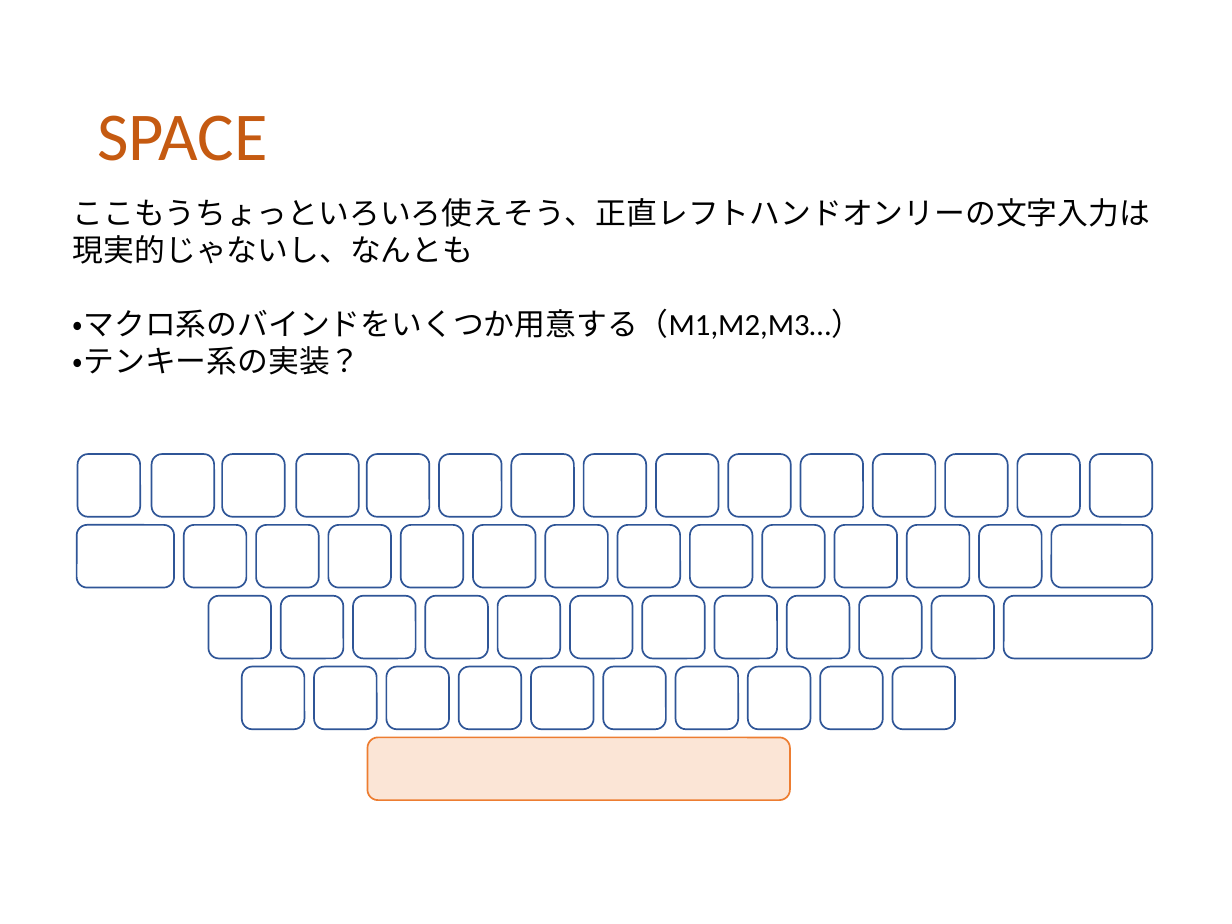
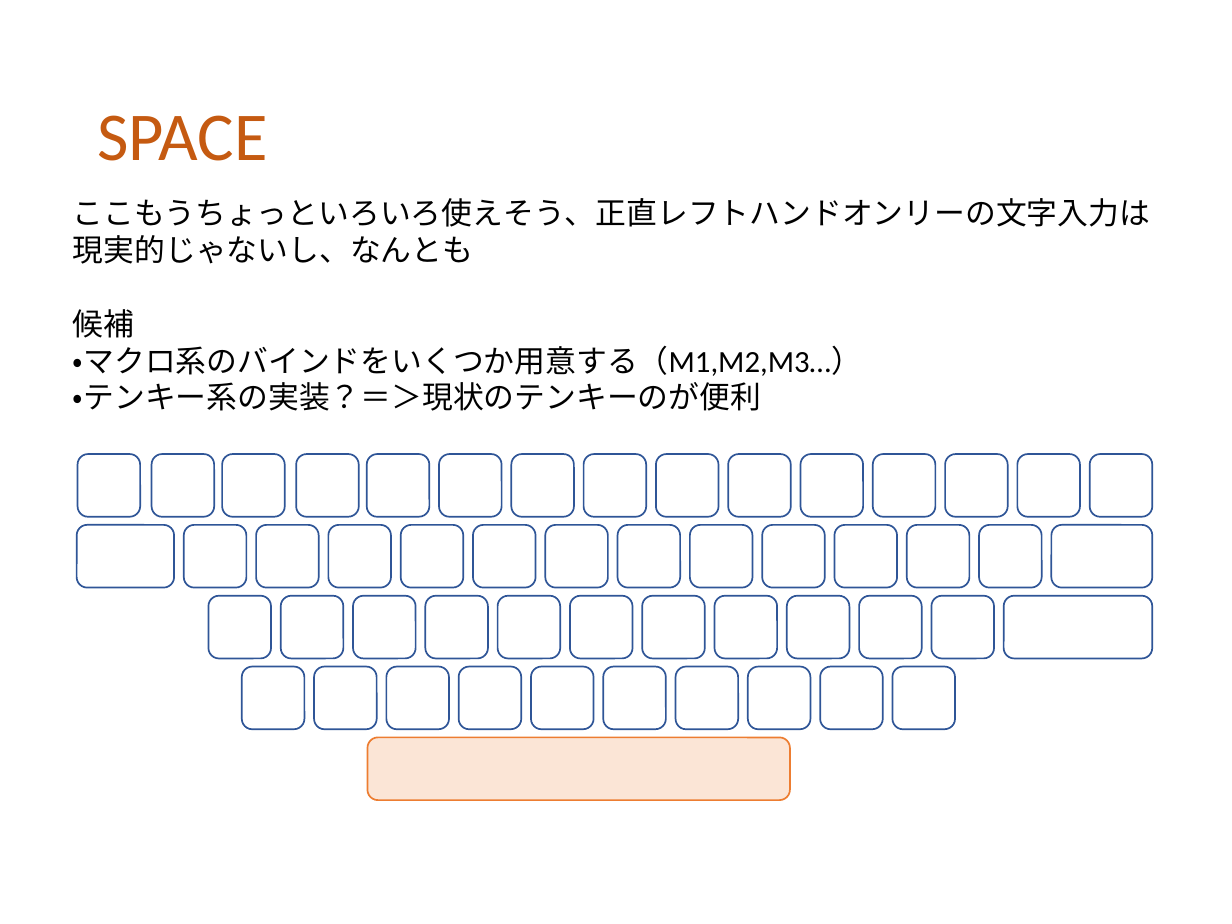
Before and after one commit to ittooo66/myAHK, a slide deck: slide 7 of MANUAL.pptx. Drawn at 1232x924 pixels with LibreOffice and Linux fonts; fonts in the diff are those of the drawing. Boxes give left, top, right and bottom in pixels: in the first picture for what was removed or moved away, otherwise in the second. Text is boxed around its words. In the diff, an @@ line names an element or a change of style, - is before the commit and + after.

```diff
--- a/MANUAL.pptx
+++ b/MANUAL.pptx
@@ text at bbox=[73, 309, 135, 338]: paragraph added @@
+候補
@@ text at bbox=[73, 382, 761, 411]: text changed @@
-・テンキー系の実装？
+・テンキー系の実装？＝＞現状のテンキーのが便利
```
Also in this commit, not shown: 4 other slides changed.
